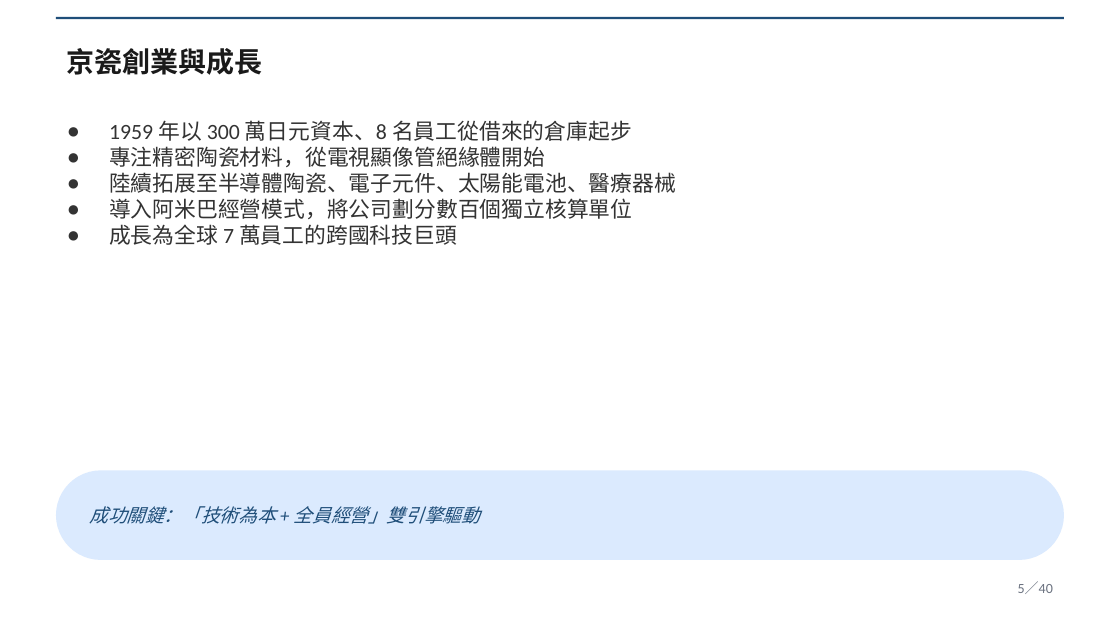
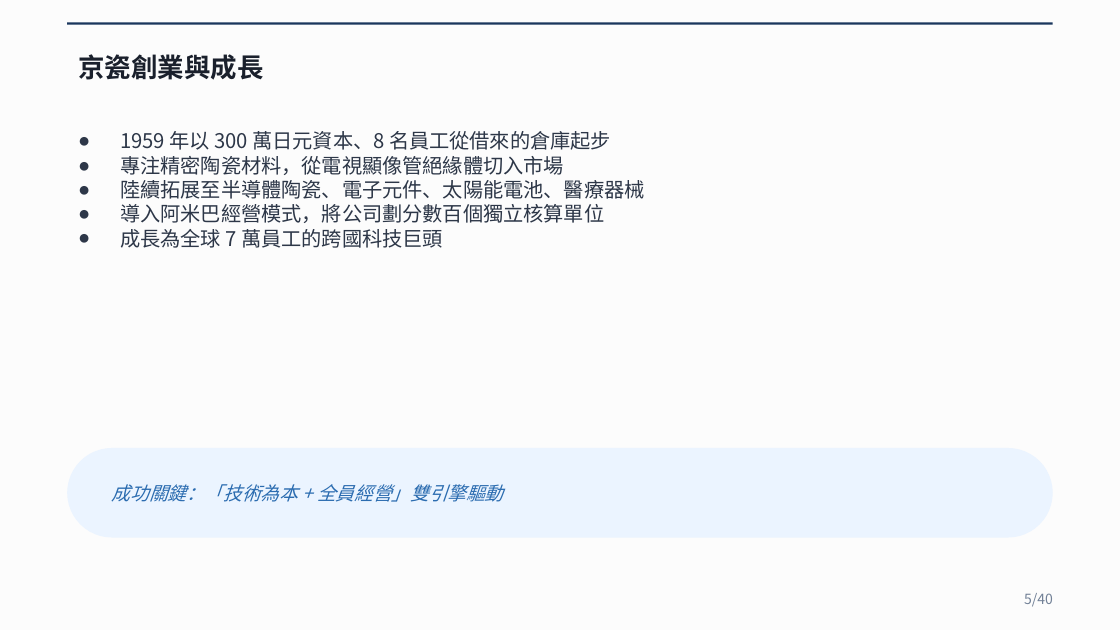
Before and after one commit to Lingo1516/Lingo1516.github.io, a slide deck: slide 5 of 阿米巴經營_40頁完整講義.pptx. Drawn at 1120x630 pixels with LibreOffice and Linux fonts; fonts in the diff are those of the drawing. Boxes give left, top, right and bottom in pixels: in the first picture for what was removed or moved away, otherwise in the second. Text is boxed around its words. In the diff, an @@ line names an element or a change of style, - is before the commit and + after.

```diff
--- a/阿米巴經營_40頁完整講義.pptx
+++ b/阿米巴經營_40頁完整講義.pptx
@@ background #FFFFFF to #FCFCFC @@
@@ rectangle: place and size @@
-rectangle at (56, 17, 1064, 19)
+rectangle at (67, 22, 1053, 25)
@@ rectangle at (67, 22, 1053, 25): fill #1F4E79 to #1A365D @@
@@ text "京瓷創業與成長": place and size @@
-text "京瓷創業與成長" at (67, 48, 263, 75)
+text "京瓷創業與成長" at (78, 54, 263, 80)
@@ text "京瓷創業與成長" at (78, 54, 263, 80): size 18 to 17 pt, font Calibri to Noto Sans CJK SC, text colour #1A1A1A to #1A202C @@
@@ text "1959 年以 300 萬日元資本、8 名員工從借來的倉庫起步": place and size @@
-text "1959 年以 300 萬日元資本、8 名員工從借來的倉庫起步" at (109, 120, 676, 245)
+text "1959 年以 300 萬日元資本、8 名員工從借來的倉庫起步" at (120, 131, 645, 248)
@@ text at (120, 131, 645, 248): size 14 to 13 pt, font Calibri to Noto Sans CJK SC, text colour #333333 to #2D3748 in "1959 年以 300 萬日元資本、8 名員工從借來的倉庫起步", "陸續拓展至半導體陶瓷、電子元件、太陽能電池、醫療器械", "導入阿米巴經營模式，將公司劃分數百個獨立核算單位", "成長為全球 7 萬員工的跨國科技巨頭" @@
@@ text at (120, 156, 564, 175): text changed; size 14 to 13 pt; font Calibri to Noto Sans CJK SC; text colour #333333 to #2D3748 @@
-● 專注精密陶瓷材料，從電視顯像管絕緣體開始
+● 專注精密陶瓷材料，從電視顯像管絕緣體切入市場
@@ rounded rectangle: place and size @@
-rounded rectangle at (56, 470, 1064, 560)
+rounded rectangle at (67, 448, 1053, 538)
@@ rounded rectangle at (67, 448, 1053, 538): fill #DBEAFE to #EBF4FF @@
@@ text "成功關鍵：「技術為本 + 全員經營」雙引擎驅動": place and size @@
-text "成功關鍵：「技術為本 + 全員經營」雙引擎驅動" at (89, 506, 480, 524)
+text "成功關鍵：「技術為本 + 全員經營」雙引擎驅動" at (112, 484, 503, 502)
@@ text "成功關鍵：「技術為本 + 全員經營」雙引擎驅動" at (112, 484, 503, 502): font Calibri to Noto Sans CJK SC, text colour #1F4E79 to #2B6CB0 @@
@@ text at (1024, 593, 1053, 607): text changed; font Calibri to Noto Sans CJK SC; text colour #6B7280 to #718096 @@
-5／40
+5/40
```
Also in this commit, not shown: 39 other slides changed.
